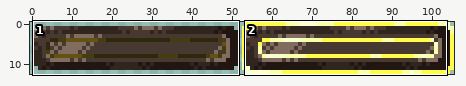
A sprite sheet gets an edit: Generator/Textures/button.png. Above, an overview of the earlier version with the close-up marked.
Close-up. First the earlier version:
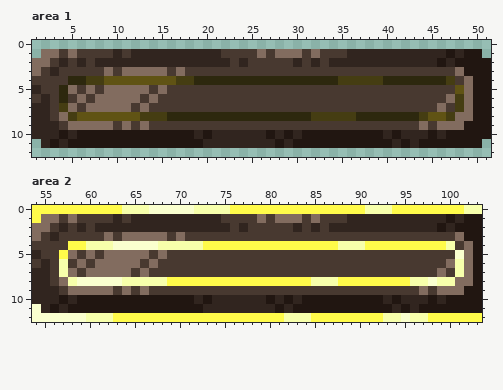
The file is 106x13 pixels. Shown: area 1: x 1..51, y 0..12; area 2: x 54..103, y 0..12.
And afterwards:
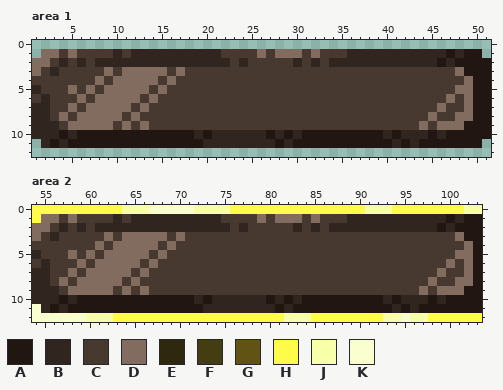
Palette (. is transparent): A #211611  B #31251f  C #483930  D #826c5f  E #2d280e  F #453d12  G #605314  H #fffb4a  J #f7ffab  K #faffcf
From the commit log: Improved enemy&fight code, enabling enemies to be loaded off a .txt Changed button texture
What changed:
Area 1:
y 4: x 5..47 EEFFGGGGGGGGFFEEEEEEEEEEEEEEEEFFFFFEEEEEEEF -> CCCDCDDDDDCDCCCCCCCCCCCCCCCCCCCCCCCCCCCCCCC
y 5: x 4 E -> C; x 48 G -> D
y 6: x 4 E -> C; x 48 F -> C
y 7: x 4 F -> C; x 48 F -> C
y 8: x 5..47 FGGGGGGGFFFEEEEEEEEEEEEEEEEFFFFFEEEEEEEFGGF -> CDDDDDCDCCCCCCCCCCCCCCCCCCCCCCCCCCCCCCCCDCC
Area 2:
y 4: x 58..100 HHJJJKKKKKJJJJJHHHHHHHHHHHHHHHJJJHHHHHHHHHJ -> CCCDCDDDDDCDCCCCCCCCCCCCCCCCCCCCCCCCCCCCCCC
y 5: x 57 H -> C; x 101 K -> D
y 6..7: x 57 J -> C; x 101 J -> C
y 8: x 58..100 JKKKKKJJJJJHHHHHHHHHHHHHHHHJJJHHHHHHHHJJKJJ -> CDDDDDCDCCCCCCCCCCCCCCCCCCCCCCCCCCCCCCCCDCC
Changed places in both close-ups, as pixel boxes (x1, y1, x2, y2):
changed: (59, 76, 464, 121)
changed: (59, 241, 464, 286)
